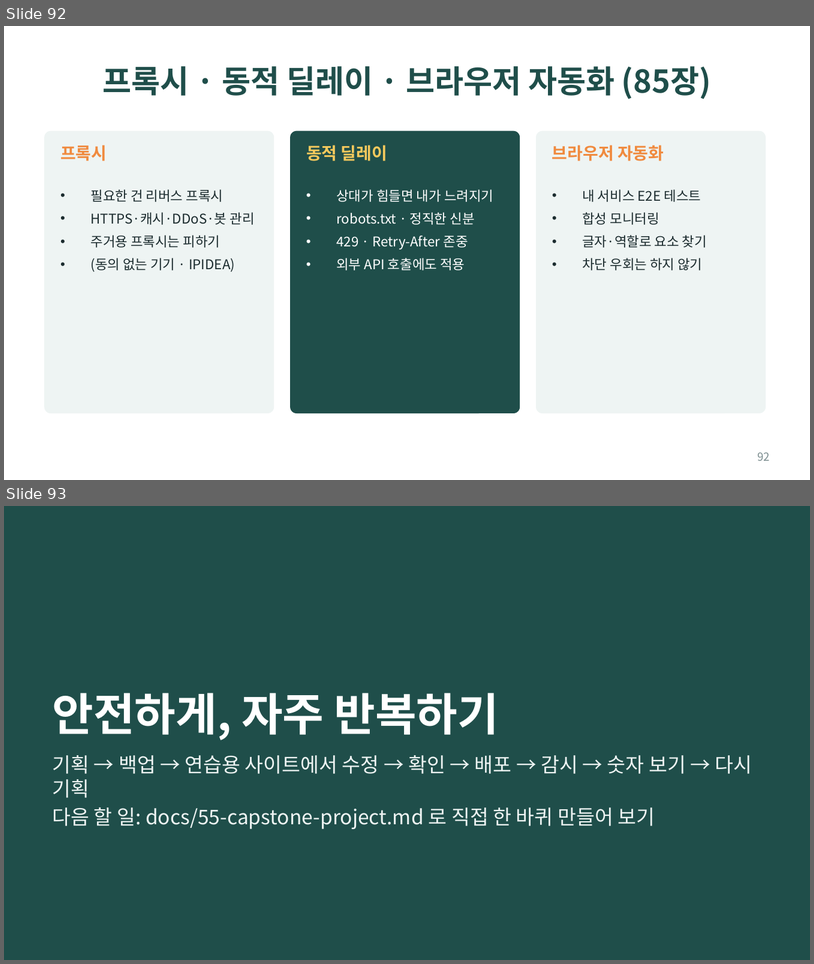
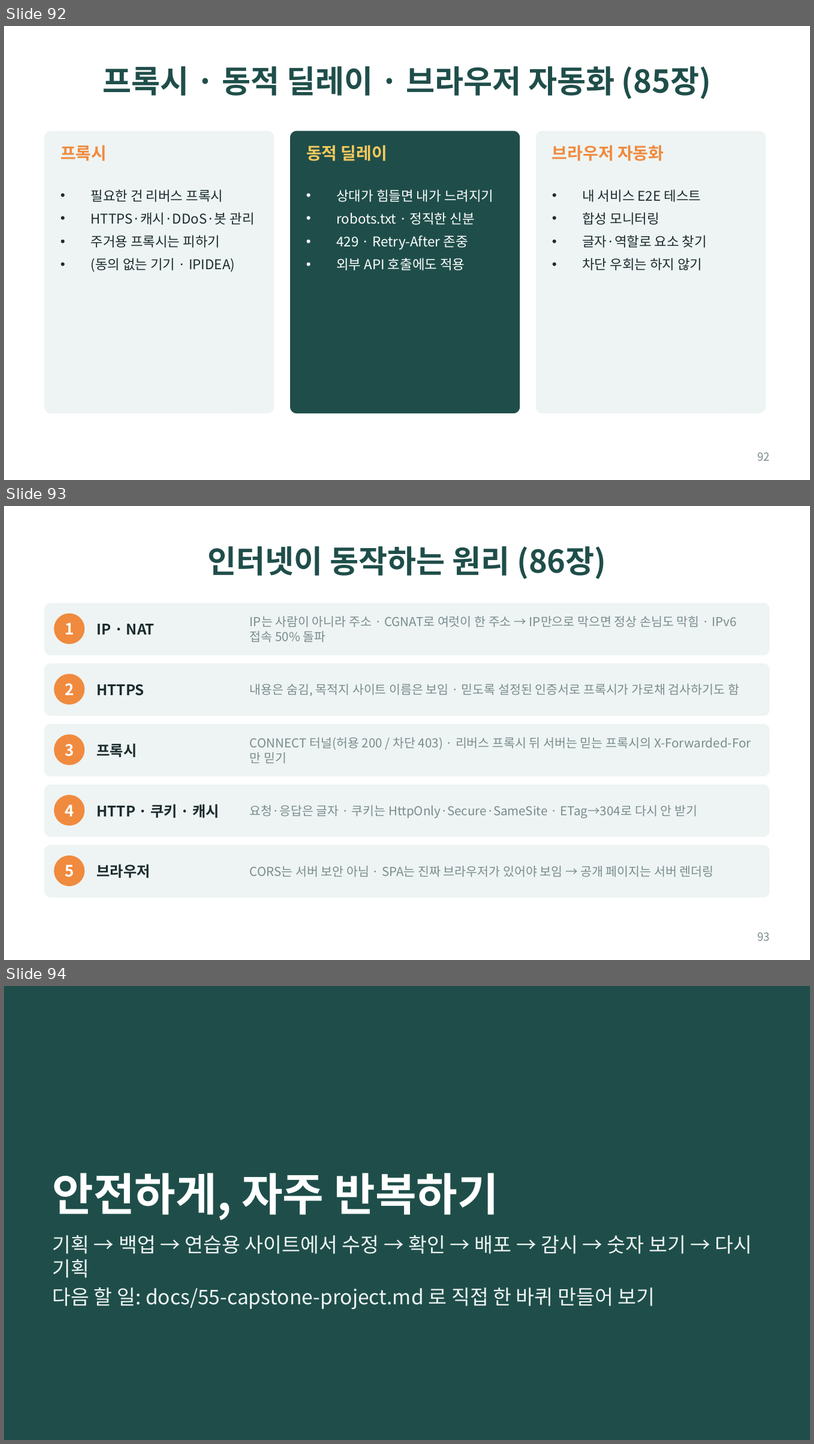
Before and after one commit to bincodin-ko/stanford-study, a slide deck: slides/internet-business-101.pptx. Shown one above the other, each under a label of ours: slides 92 and 93 before the commit, slides 92, 93 and 94 after it. The pictures are 814x964 and 814x1444 pixels, drawn with LibreOffice and Linux fonts; fonts in the diff are those of the drawing. Boxes give left, top, right and bottom in pixels: in the first picture for what was removed or moved away, otherwise in the second. Text is boxed around its words. In the diff, an @@ line names an element or a change of style, - is before the commit and + after.

```diff
--- a/slides/internet-business-101.pptx
+++ b/slides/internet-business-101.pptx
@@ slide 93 added at [4, 506, 810, 960], background #FFFFFF @@
@@ title added at [208, 546, 606, 579], 28 pt, text #1F4E4A, bold @@
+인터넷이 동작하는 원리 (86장)
@@ rounded rectangle added at [44, 603, 770, 655], fill #EEF4F3 @@
@@ ellipse added at [54, 613, 84, 644], fill #F08A3E @@
@@ text added at [65, 622, 74, 634], 14 pt, text #FFFFFF, bold @@
+1
@@ text added at [97, 624, 155, 634], 13 pt, text #1B2B2E, bold @@
+IP · NAT
@@ text added at [250, 616, 737, 642], 11 pt, text #7A8C8E @@
+IP는 사람이 아니라 주소 · CGNAT로 여럿이 한 주소 → IP만으로 막으면 정상 손님도 막힘 · IPv6 접속 50% 돌파
@@ rounded rectangle added at [44, 663, 770, 715], fill #EEF4F3 @@
@@ ellipse added at [54, 674, 84, 705], fill #F08A3E @@
@@ text added at [65, 683, 74, 695], 14 pt, text #FFFFFF, bold @@
+2
@@ text added at [97, 684, 145, 696], 13 pt, text #1B2B2E, bold @@
+HTTPS
@@ text added at [250, 684, 740, 696], 11 pt, text #7A8C8E @@
+내용은 숨김, 목적지 사이트 이름은 보임 · 믿도록 설정된 인증서로 프록시가 가로채 검사하기도 함
@@ rounded rectangle added at [44, 724, 770, 776], fill #EEF4F3 @@
@@ ellipse added at [54, 734, 84, 765], fill #F08A3E @@
@@ text added at [250, 737, 751, 763], 11 pt, text #7A8C8E @@
+CONNECT 터널(허용 200 / 차단 403) · 리버스 프록시 뒤 서버는 믿는 프록시의 X-Forwarded-For만 믿기
@@ text added at [65, 744, 74, 756], 14 pt, text #FFFFFF, bold @@
+3
@@ text added at [97, 743, 137, 757], 13 pt, text #1B2B2E, bold @@
+프록시
@@ rounded rectangle added at [44, 784, 770, 837], fill #EEF4F3 @@
@@ ellipse added at [54, 795, 84, 825], fill #F08A3E @@
@@ text added at [65, 804, 74, 816], 14 pt, text #FFFFFF, bold @@
+4
@@ text added at [97, 804, 219, 817], 13 pt, text #1B2B2E, bold @@
+HTTP · 쿠키 · 캐시
@@ text added at [250, 805, 698, 818], 11 pt, text #7A8C8E @@
+요청·응답은 글자 · 쿠키는 HttpOnly·Secure·SameSite · ETag→304로 다시 안 받기
@@ rounded rectangle added at [44, 844, 770, 897], fill #EEF4F3 @@
@@ ellipse added at [54, 855, 84, 886], fill #F08A3E @@
@@ text added at [65, 864, 74, 877], 14 pt, text #FFFFFF, bold @@
+5
@@ text added at [97, 864, 150, 877], 13 pt, text #1B2B2E, bold @@
+브라우저
@@ text added at [250, 865, 714, 877], 11 pt, text #7A8C8E @@
+CORS는 서버 보안 아님 · SPA는 진짜 브라우저가 있어야 보임 → 공개 페이지는 서버 렌더링
@@ page number added at [758, 932, 770, 940], 10 pt, text #7A8C8E @@
+93
@@ what was slide 93 is now slide 94 @@
```
Also in this commit, not shown: 11 other files.
